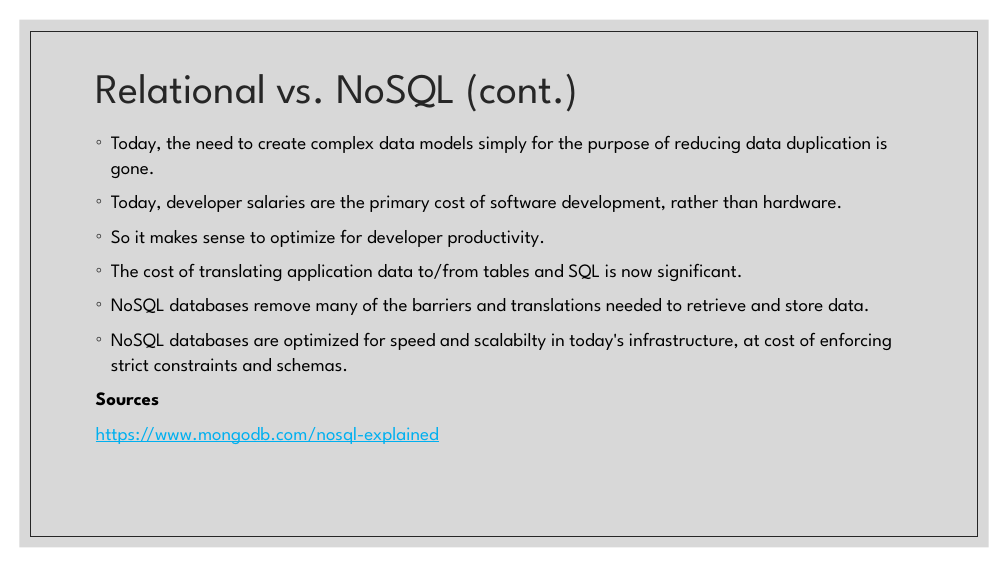
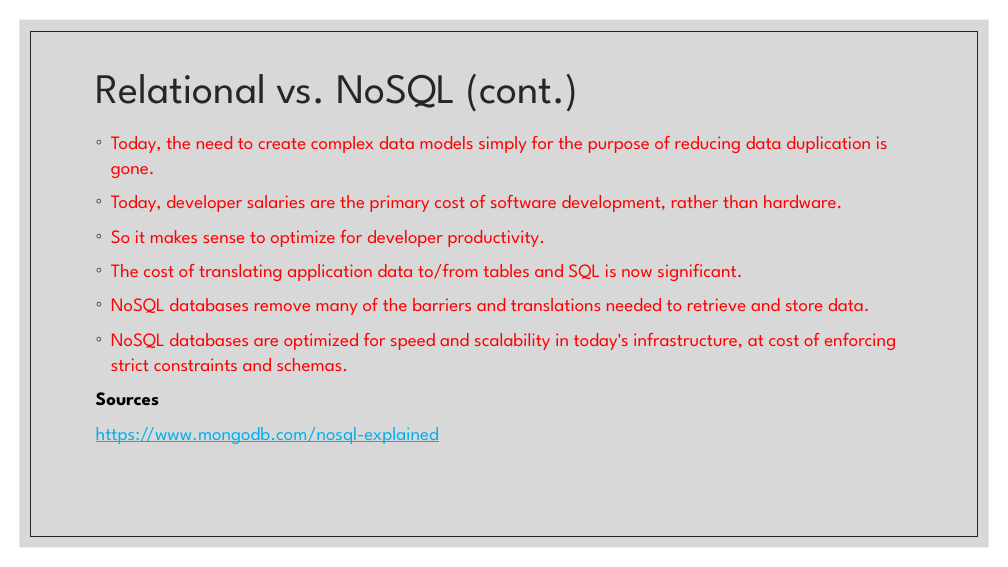
Before and after one commit to zackstotts/base-node-curriculum, a slide deck: slide 7 of unit_03/slides/01 Intro to MongoDB.pptx (slide 6 before the commit). Drawn at 1008x567 pixels with LibreOffice and Linux fonts; fonts in the diff are those of the drawing. Boxes give left, top, right and bottom in pixels: in the first picture for what was removed or moved away, otherwise in the second. Text is boxed around its words. In the diff, an @@ line names an element or a change of style, - is before the commit and + after.

```diff
--- a/unit_03/slides/01 Intro to MongoDB.pptx
+++ b/unit_03/slides/01 Intro to MongoDB.pptx
@@ text at [111, 136, 888, 315]: text colour #000000 to #FF0000 in "Today, the need to create complex data ...", "Today, developer salaries are the primary cost ...", "So it makes sense to optimize for ...", "The cost of translating application data to/from ..." and 1 more places @@
@@ text at [111, 333, 896, 372]: text changed; text colour #000000 to #FF0000 @@
-◦ NoSQL databases are optimized for speed and scalabilty in today's infrastructure, at cost of enforcing strict constraints and schemas.
+◦ NoSQL databases are optimized for speed and scalability in today's infrastructure, at cost of enforcing strict constraints and schemas.
```
Also in this commit, not shown: 7 other slides changed, 28 slides added, 2 slides removed.
